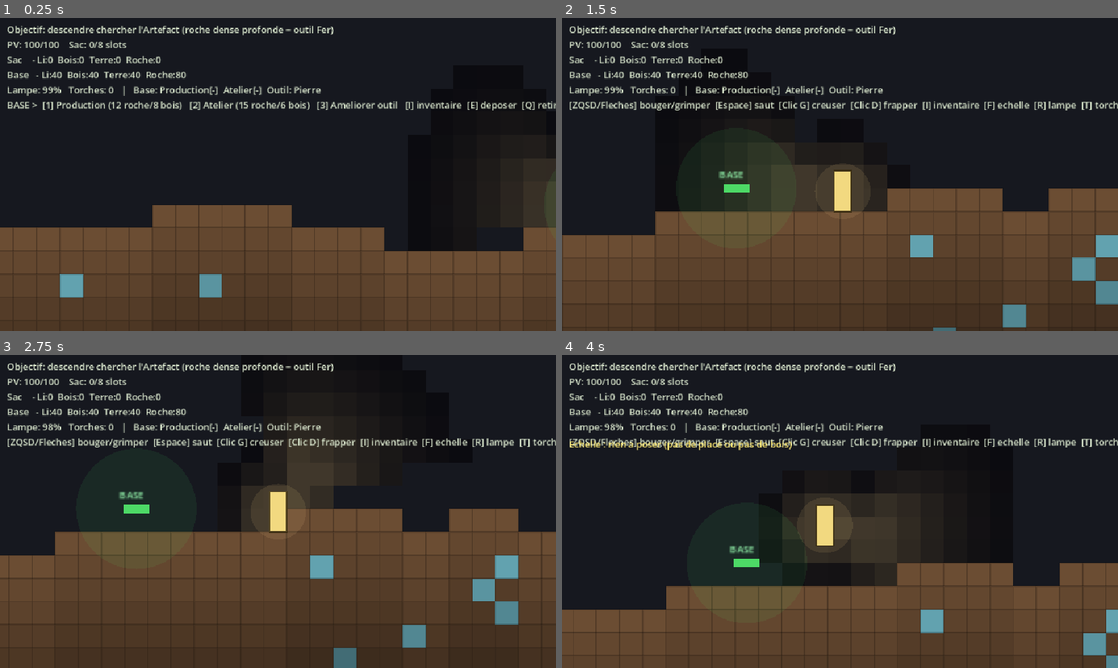
Above: before the commit, frames 1-4 (two rows, left to right).
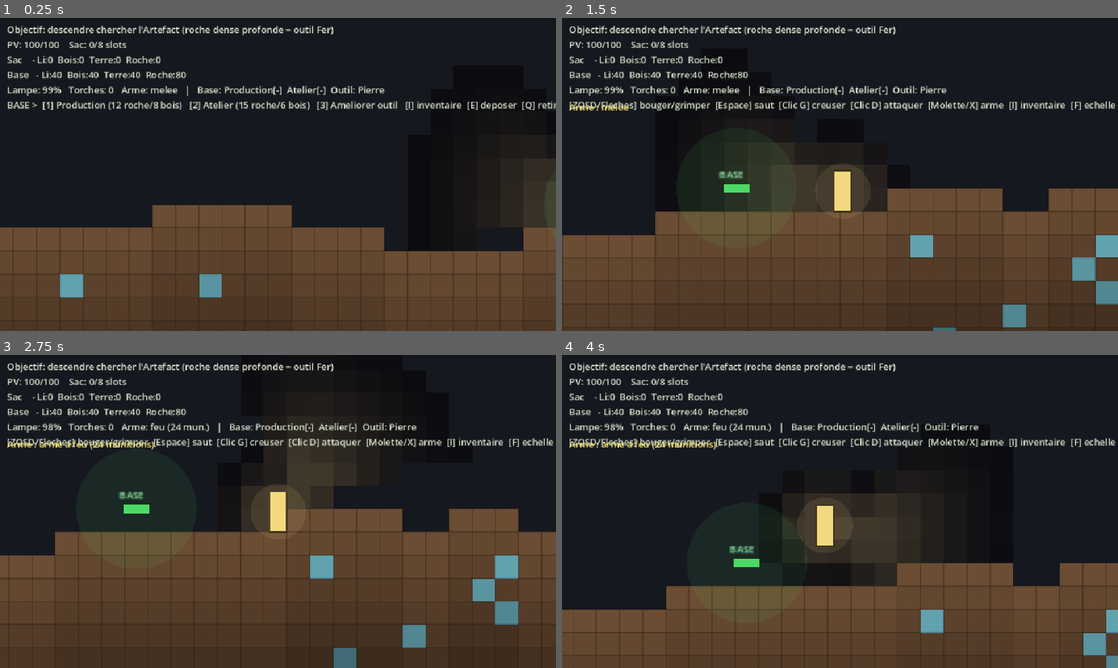
Above: after the commit, the same moments.

Repository: MrAuGIR/lesEnfouis
Game: Godot game, scene res://main.tscn
Two runs of this game, one before a commit and one after it. Both use one fixed random seed, a clock stepped at 60 frames per second and the inputs below.
Inputs (mouse positions are in pixels of both pictures, inside the frame that each line leads up to):
- Up to frame 1 (0.25 s): no input
- Up to frame 2 (1.5 s): tap Enter at 0.5 s; move the mouse to (962, 158) at 0.52 s; hold D 0.53-1.28 s; tap X at 0.6, 1.35 s; click (962, 158) at 0.67 s; tap Space at 0.77 s; move the mouse to (728, 190) at 1.27 s; hold S from 1.28 s (still down); click (728, 190) at 1.42 s
- Up to frame 3 (2.75 s): tap Space at 1.52 s; move the mouse to (333, 442) at 2.02 s; release S at 2.03 s; hold D from 2.03 s (still down); tap R at 2.1 s; click (333, 442) at 2.17 s; tap X at 2.3 s
- Up to frame 4 (4 s): move the mouse to (812, 574) at 2.77 s; release D at 2.78 s; hold W 2.78-3.53 s; tap T at 2.85 s; click (812, 574) at 2.92 s; tap Space at 3.02, 3.77 s; tap X at 3.05, 3.8 s; move the mouse to (1006, 558) at 3.52 s; hold A from 3.53 s (still down); tap F at 3.6 s; click (1006, 558) at 3.67 s

The runs differ from the first frame. In frame 1, 0.7% of the frame differs, in the area x 21-70%, y 21-25%; in frame 2, 1.5%; in frame 3, 1.8%; in frame 4, 2.0%, in the area x 1-100%, y 21-31%.

Commit message:
[proto] Jalon 5b : arme a feu & munitions
- 2e arme (molette ou X pour changer : melee <-> feu) ; clic droit
  utilise l'arme courante.
- Tir hitscan vise a la souris : traceur, occlusion par les murs,
  cible le robot le plus proche sur le rayon (~2 balles).
- Munitions limitees (reserve dediee, hors sac), consommees par tir ;
  robots laches ~2 munitions (60%) en plus du lithium (boucle loot Metro).
- HUD : arme courante + munitions ; START_AMMO de test (a remettre a 0).

Co-Authored-By: Claude Opus 4.8 <noreply@anthropic.com>

Diff:
--- a/prototype/scripts/Game.gd
+++ b/prototype/scripts/Game.gd
@@ -85,6 +85,14 @@
 const MELEE_CD := 0.42           # s entre deux coups du héros
 const MELEE_VIS := 0.16          # s d'affichage de l'arc de coup
 const MELEE_KNOCK := 120.0       # recul infligé au robot touché
+# Arme à feu (J5b) : tir hitscan, munitions rares
+const GUN_DMG := 40.0            # ~2 balles pour détruire un robot
+const GUN_RANGE := 14.0 * TILE   # portée du tir
+const GUN_CD := 0.5              # s entre deux tirs
+const GUN_TRACER_T := 0.08       # s d'affichage du traceur
+const START_AMMO := 24           # munitions de départ — CONFORT DE TEST (à remettre à 0/qqs)
+const ENEMY_AMMO_DROP := 2       # munitions lâchées par un robot (avec une probabilité)
+const ENEMY_AMMO_CHANCE := 0.6   # probabilité qu'un robot lâche des munitions
 
 # --- Objectif (Jalon 4) -----------------------------------------------------
 const HARD_MULT := 4.5            # creusage de la roche dense (très lent)
@@ -154,6 +162,12 @@
 var enemies := []
 var atk_cd := 0.0                 # cooldown du coup du héros
 var atk_t := 0.0                  # reste d'affichage de l'arc de coup
+var weapon := 0                   # arme courante : 0 = mêlée, 1 = arme à feu
+var ammo := START_AMMO            # munitions (réserve dédiée, pas dans le sac)
+var gun_cd := 0.0                 # cooldown de tir
+var tracer_t := 0.0               # reste d'affichage du traceur de tir
+var tracer_a := Vector2.ZERO      # extrémités du traceur (départ → impact)
+var tracer_b := Vector2.ZERO
 
 var flashes := []   # éclats de creusage : {cell:Vector2i, t:float}
 
@@ -299,10 +313,11 @@
 		obj = "*** GAGNE ! Artefact rapporte a la base ***"
 	elif has_artefact:
 		obj = ">> Artefact EN MAIN -- rentre le deposer a la base ! <<"
-	var hint := "[ZQSD/Fleches] bouger/grimper  [Espace] saut  [Clic G] creuser  [Clic D] frapper  [I] inventaire  [F] echelle  [R] lampe  [T] torche  [E] deposer  [Q] retirer  [K] mort"
+	var weap := "Arme: melee" if weapon == 0 else "Arme: feu (%d mun.)" % ammo
+	var hint := "[ZQSD/Fleches] bouger/grimper  [Espace] saut  [Clic G] creuser  [Clic D] attaquer  [Molette/X] arme  [I] inventaire  [F] echelle  [R] lampe  [T] torche  [E] deposer  [Q] retirer  [K] mort"
 	if _near_base():
 		hint = "BASE >  [1] Production (12 roche/8 bois)   [2] Atelier (15 roche/6 bois)   [3] Ameliorer outil   [I] inventaire  [E] deposer  [Q] retirer"
-	hud.text = "%s\nPV: %d/%d    %s\nSac    - Li:%d  Bois:%d  Terre:%d  Roche:%d\nBase   - Li:%d  Bois:%d  Terre:%d  Roche:%d\nLampe: %d%%   Torches: %d   |   %s\n%s" % [obj, int(hp), int(MAX_HP), bagline, _bag_count(LITHIUM), _bag_count(WOOD), _bag_count(DIRT), _bag_count(ROCK), store_lithium, store_wood, store_dirt, store_rock, int(lamp_fuel / LAMP_AUTONOMY * 100.0), torches.size(), base_line, hint]
+	hud.text = "%s\nPV: %d/%d    %s\nSac    - Li:%d  Bois:%d  Terre:%d  Roche:%d\nBase   - Li:%d  Bois:%d  Terre:%d  Roche:%d\nLampe: %d%%   Torches: %d   %s   |   %s\n%s" % [obj, int(hp), int(MAX_HP), bagline, _bag_count(LITHIUM), _bag_count(WOOD), _bag_count(DIRT), _bag_count(ROCK), store_lithium, store_wood, store_dirt, store_rock, int(lamp_fuel / LAMP_AUTONOMY * 100.0), torches.size(), weap, base_line, hint]
 
 # --- Boucle -----------------------------------------------------------------
 func _physics_process(delta: float) -> void:
@@ -366,8 +381,13 @@
 			_upgrade_tool()
 		elif event.keycode == KEY_I or event.physical_keycode == KEY_I:
 			_toggle_inventory()
+		elif event.keycode == KEY_X or event.physical_keycode == KEY_X:
+			_swap_weapon()
 		elif event.keycode == KEY_K:
 			_damage(MAX_HP)   # mort de test
+	elif event is InputEventMouseButton and event.pressed:
+		if event.button_index == MOUSE_BUTTON_WHEEL_UP or event.button_index == MOUSE_BUTTON_WHEEL_DOWN:
+			_swap_weapon()
 
 func _refuel() -> void:
 	if _bag_count(LITHIUM) > 0 and lamp_fuel < LAMP_AUTONOMY:
@@ -748,10 +768,23 @@
 func _update_combat(delta: float) -> void:
 	atk_cd = maxf(0.0, atk_cd - delta)
 	atk_t = maxf(0.0, atk_t - delta)
+	gun_cd = maxf(0.0, gun_cd - delta)
+	tracer_t = maxf(0.0, tracer_t - delta)
 	if inv_open:
 		return
-	if Input.is_mouse_button_pressed(MOUSE_BUTTON_RIGHT) and atk_cd <= 0.0:
-		_melee_attack()
+	if Input.is_mouse_button_pressed(MOUSE_BUTTON_RIGHT):
+		if weapon == 0 and atk_cd <= 0.0:
+			_melee_attack()
+		elif weapon == 1 and gun_cd <= 0.0:
+			_gun_fire()
+
+func _swap_weapon() -> void:
+	weapon = 1 - weapon
+	if weapon == 1:
+		_flash_msg("Arme : arme a feu (%d munitions)" % ammo)
+	else:
+		_flash_msg("Arme : melee")
+	_update_hud()
 
 func _melee_attack() -> void:
 	atk_cd = MELEE_CD
@@ -765,6 +798,42 @@
 			e["vel"] += aim * MELEE_KNOCK
 	_cull_enemies()
 
+func _gun_fire() -> void:
+	if ammo <= 0:
+		gun_cd = 0.25
+		_flash_msg("Plus de munitions ! (passe en melee : molette/X)")
+		return
+	ammo -= 1
+	gun_cd = GUN_CD
+	# Distance jusqu'au premier mur sur le rayon (occlusion).
+	var wall_d := GUN_RANGE
+	var steps := int(GUN_RANGE / (TILE * 0.5))
+	for i in range(1, steps + 1):
+		var d := float(i) * TILE * 0.5
+		var p := pos + aim * d
+		if _is_solid(int(p.x / TILE), int(p.y / TILE)):
+			wall_d = d
+			break
+	# Robot le plus proche traversé par le rayon, avant le mur.
+	var target = null
+	var target_d := wall_d
+	for e in enemies:
+		var to_e: Vector2 = e["pos"] - pos
+		var proj := to_e.dot(aim)
+		if proj <= 0.0 or proj > target_d:
+			continue
+		var perp := (to_e - aim * proj).length()
+		if perp <= ENEMY_HALF.y + 3.0:
+			target = e
+			target_d = proj
+	tracer_a = pos
+	tracer_b = pos + aim * target_d
+	tracer_t = GUN_TRACER_T
+	if target != null:
+		target["hp"] = float(target["hp"]) - GUN_DMG
+		target["flash"] = MELEE_VIS
+		_cull_enemies()
+
 func _cull_enemies() -> void:
 	var alive := []
 	for e in enemies:
@@ -773,7 +842,14 @@
 		else:
 			_bag_add(LITHIUM, ENEMY_LOOT)
 			flashes.append({"cell": Vector2i(int(e["pos"].x / TILE), int(e["pos"].y / TILE)), "t": 0.3})
-			_flash_msg("Robot detruit (+%d lithium)" % ENEMY_LOOT)
+			var got_ammo := 0
+			if randf() < ENEMY_AMMO_CHANCE:
+				got_ammo = ENEMY_AMMO_DROP
+				ammo += got_ammo
+			if got_ammo > 0:
+				_flash_msg("Robot detruit (+%d lithium, +%d munitions)" % [ENEMY_LOOT, got_ammo])
+			else:
+				_flash_msg("Robot detruit (+%d lithium)" % ENEMY_LOOT)
 	enemies = alive
 
 # --- Déplacement + collision contre la grille -------------------------------
@@ -1293,7 +1369,12 @@
 	draw_circle(pos, LAMP_AMBIENT_CORE * TILE, Color(c_lamp.r, c_lamp.g, c_lamp.b, 0.10 * lamp_factor))
 	draw_rect(Rect2(pos - half, half * 2.0), Color(0.95, 0.85, 0.5))
 	draw_rect(Rect2(pos - half, half * 2.0), Color(0.2, 0.15, 0.05, 0.8), false, 1.0)
-	# Arc de coup (feedback du clic droit)
+	# Arc de coup (feedback du clic droit, mêlée)
 	if atk_t > 0.0:
 		var a: float = clampf(atk_t / MELEE_VIS, 0.0, 1.0)
 		draw_circle(pos + aim * MELEE_RANGE * 0.55, MELEE_RANGE * 0.5, Color(1.0, 1.0, 1.0, 0.20 * a))
+	# Traceur de tir (arme à feu)
+	if tracer_t > 0.0:
+		var ta: float = clampf(tracer_t / GUN_TRACER_T, 0.0, 1.0)
+		draw_line(tracer_a, tracer_b, Color(1.0, 0.9, 0.4, 0.5 + 0.4 * ta), 1.5)
+		draw_circle(tracer_b, 2.5, Color(1.0, 0.85, 0.4, ta))
Not shown, changed: prototype/README.md
